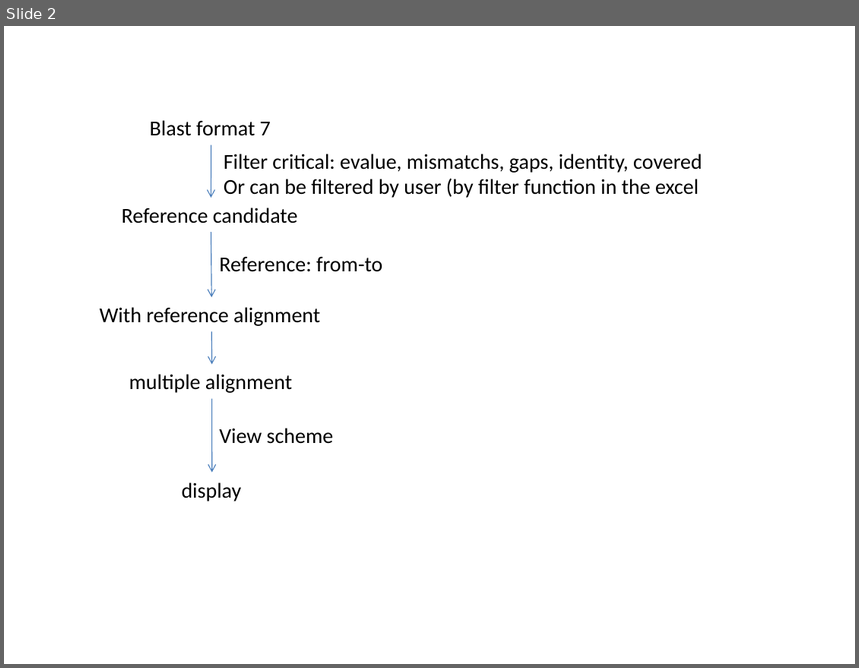
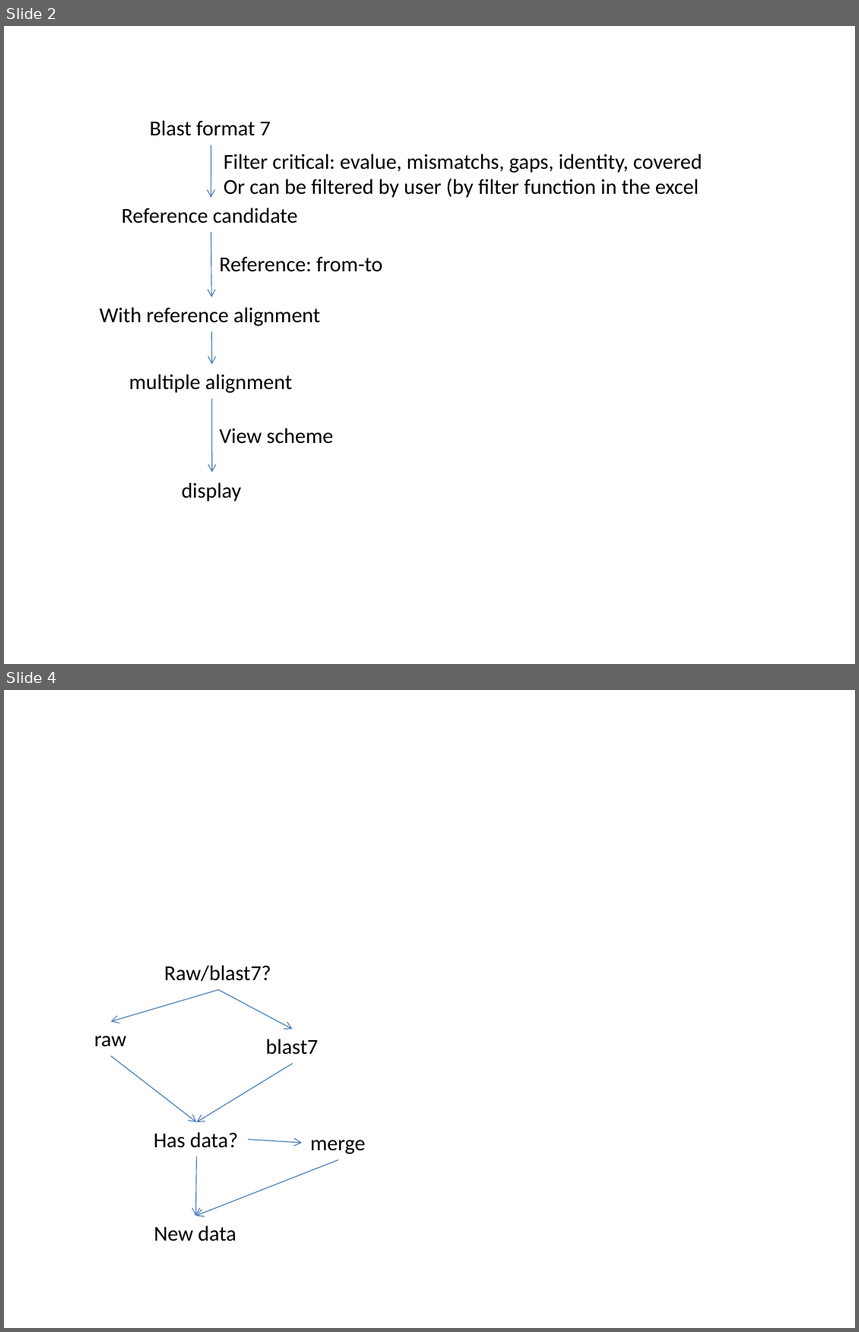
Before and after one commit to lry198010/EMview, a slide deck: doc/scheme_and_procedure.pptx. Shown one above the other, each under a label of ours: slide 2 before the commit, slides 2 and 4 after it; the slides between them are not shown. The pictures are 859x668 and 859x1332 pixels, drawn with LibreOffice and Linux fonts; fonts in the diff are those of the drawing. Boxes give left, top, right and bottom in pixels: in the first picture for what was removed or moved away, otherwise in the second. Text is boxed around its words. In the diff, an @@ line names an element or a change of style, - is before the commit and + after.

```diff
--- a/doc/scheme_and_procedure.pptx
+++ b/doc/scheme_and_procedure.pptx
@@ slide 4 added at <box>4,690,855,1328</box>, background #FFFFFF @@
@@ text added at <box>164,965,272,982</box>, 18 pt, text #000000 @@
+Raw/blast7?
@@ arrow added from (218, 989) to (110, 1022), #4B7EBC 0.75 pt @@
@@ arrow added from (218, 989) to (293, 1030), #4B7EBC 0.75 pt @@
@@ text added at <box>94,1036,126,1047</box>, 18 pt, text #000000 @@
+raw
@@ text added at <box>266,1039,319,1055</box>, 18 pt, text #000000 @@
+blast7
@@ arrow added from (110, 1056) to (196, 1122), #4B7EBC 0.75 pt @@
@@ arrow added from (293, 1064) to (196, 1122), #4B7EBC 0.75 pt @@
@@ text added at <box>154,1132,238,1148</box>, 18 pt, text #000000 @@
+Has data?
@@ arrow added from (248, 1139) to (302, 1143), #4B7EBC 0.75 pt @@
@@ text added at <box>310,1140,365,1154</box>, 18 pt, text #000000 @@
+merge
@@ arrow added from (196, 1157) to (196, 1216), #4B7EBC 0.75 pt @@
@@ arrow added from (338, 1160) to (196, 1216), #4B7EBC 0.75 pt @@
@@ text added at <box>154,1226,236,1242</box>, 18 pt, text #000000 @@
+New data
```
Also in this commit, not shown: 1 other slide added, 1 other file.
